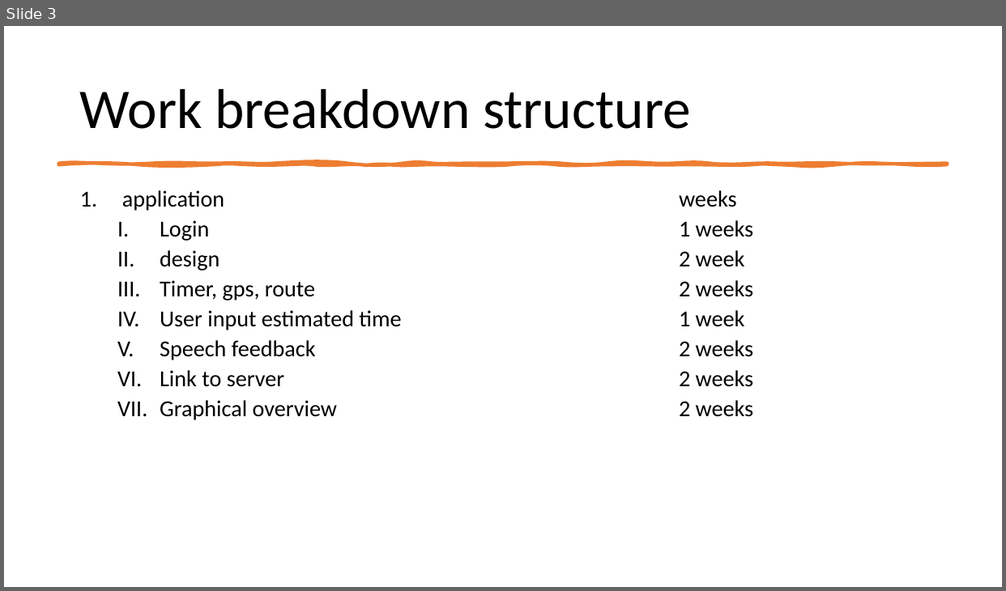
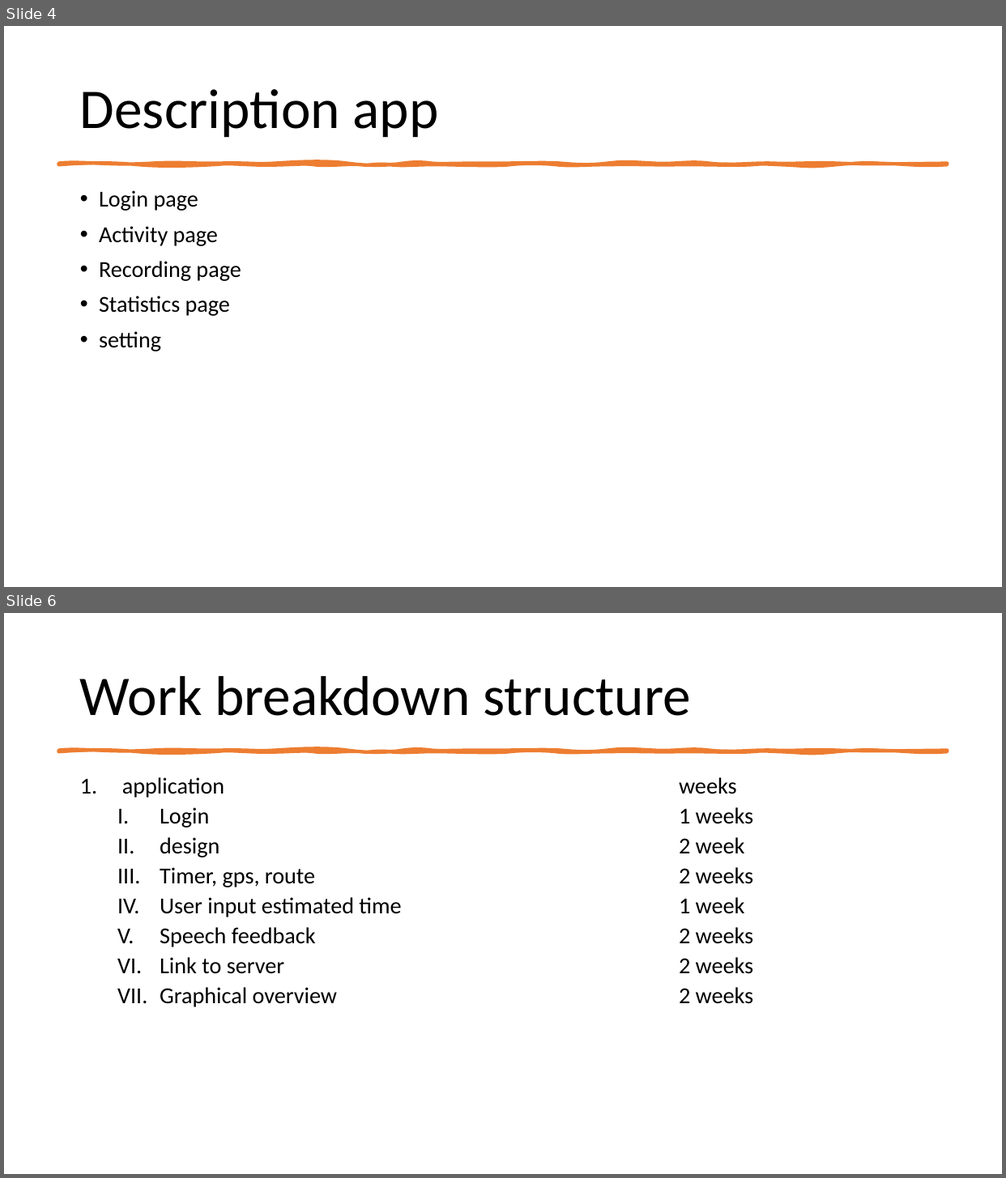
Before and after one commit to nielsver/practice-enterprise, a slide deck: Presentation project.pptx. Shown one above the other, each under a label of ours: slide 3 before the commit, slides 4 and 6 after it; the slides between them are not shown. The pictures are 1006x591 and 1006x1178 pixels, drawn with LibreOffice and Linux fonts; fonts in the diff are those of the drawing. Boxes give left, top, right and bottom in pixels: in the first picture for what was removed or moved away, otherwise in the second. Text is boxed around its words. In the diff, an @@ line names an element or a change of style, - is before the commit and + after.

```diff
--- a/Presentation project.pptx
+++ b/Presentation project.pptx
@@ slide 4 added at bbox=[4, 26, 1002, 587], background #FFFFFF @@
@@ title added at bbox=[80, 89, 439, 138], 54 pt, text #000000 @@
+Description app
@@ freeform shape added at bbox=[58, 163, 948, 165], fill #ED7D31, outline #ED7D31 3.25 pt @@
@@ text added at bbox=[99, 190, 241, 352], 22 pt, text #000000 @@
+• Login page
+• Activity page
+• Recording page
+• Statistics page
+• setting
@@ what was slide 3 is now slide 6 @@
```
Also in this commit, not shown: 2 slides changed, 2 other slides added.
